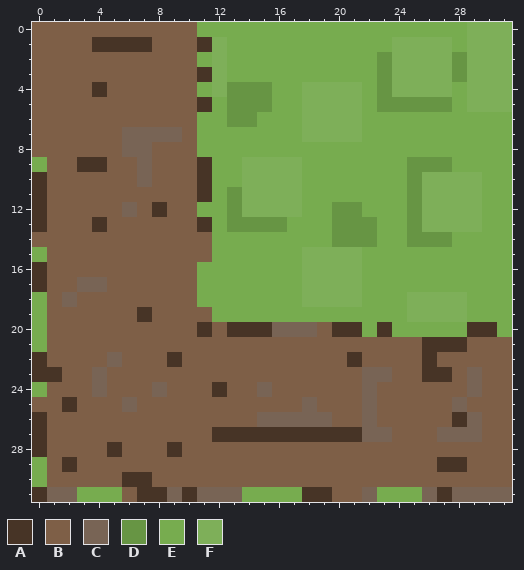
Edited in one commit: pixel-art sprite (images/dirt_vert_left_bot.png). Above: the version before the commit.
The file is 32x32 pixels. Colours within 5 levels of each other are drawn and written as one.
Palette (. is transparent): A #473426  B #7e5f47  C #786455  D #679544  E #77ac4f  F #7eaf59
The same view after the edit:
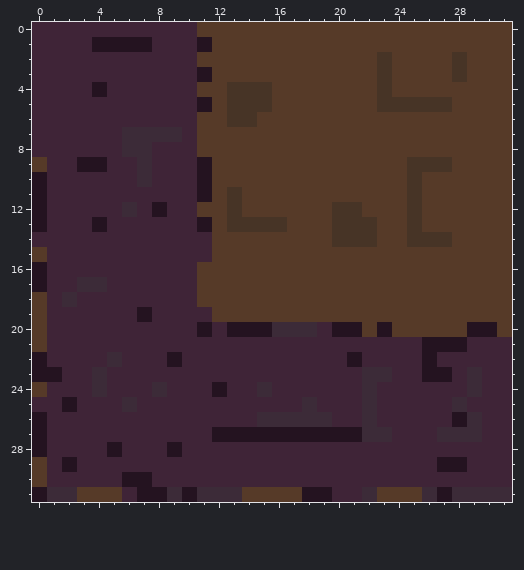
Changes in this commit:
colour A: #473426 -> #241320
colour B: #7e5f47 -> #3f2437
colour C: #786455 -> #3c2b38
colour D: #679544 -> #473426
colour E: #77ac4f -> #563a28
y 0: x 29..31 FFF -> EEE
y 1..3: x 12 F -> E; x 24..27 FFFF -> EEEE; x 29..31 FFF -> EEE
y 4: x 12 F -> E; x 18..21 FFFF -> EEEE; x 24..27 FFFF -> EEEE; x 29..31 FFF -> EEE
y 5: x 18..21 FFFF -> EEEE; x 29..31 FFF -> EEE
y 6..7: x 18..21 FFFF -> EEEE
y 9: x 14..17 FFFF -> EEEE
y 10..12: x 14..17 FFFF -> EEEE; x 26..29 FFFF -> EEEE
y 13: x 26..29 FFFF -> EEEE
y 15..17: x 18..21 FFFF -> EEEE
y 18: x 18..21 FFFF -> EEEE; x 25..28 FFFF -> EEEE
y 19: x 25..28 FFFF -> EEEE
Pixel boxes of the changes (left, top, right, bottom) in both pictures:
changed: (32, 22, 512, 502)
